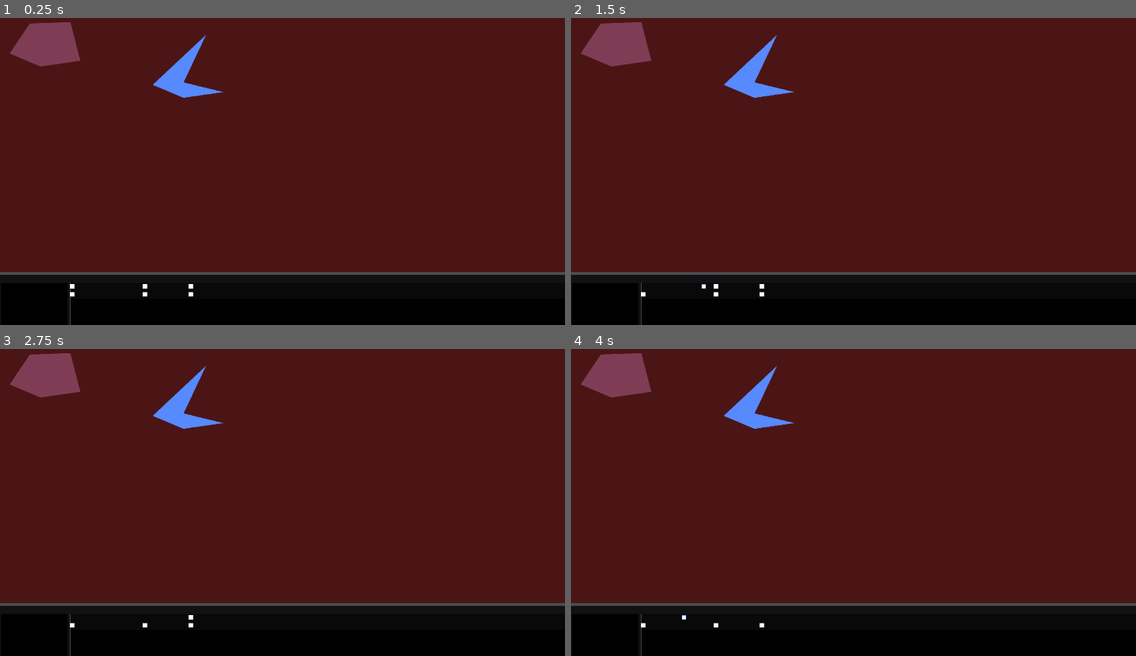
Above: before the commit, frames 1-4 (two rows, left to right).
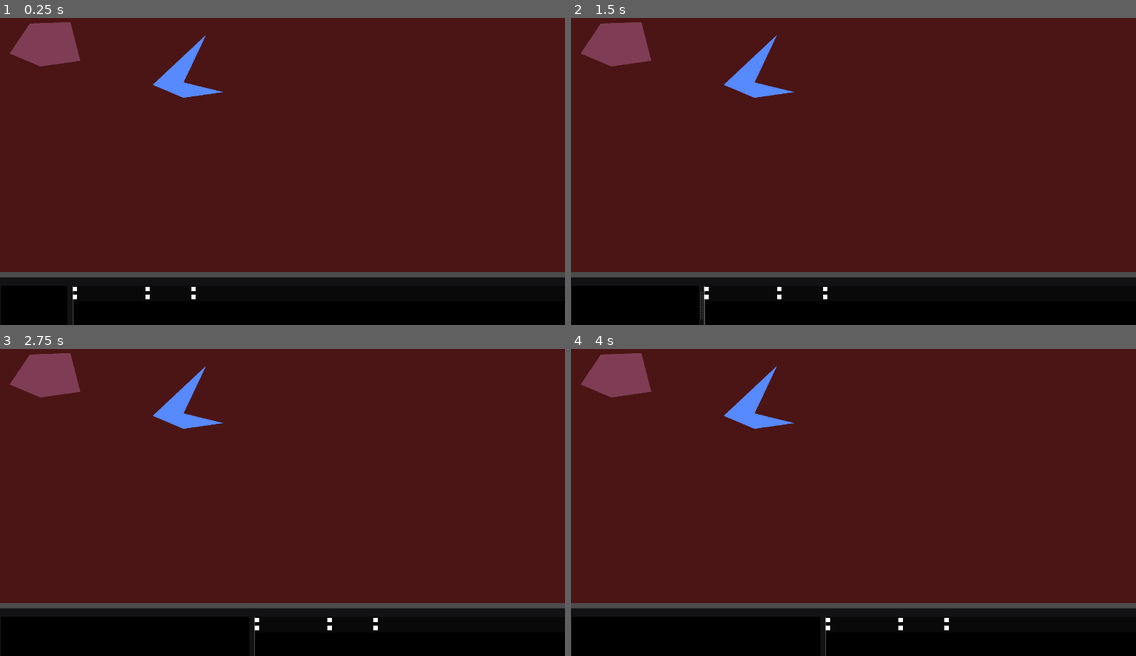
Above: after the commit, the same moments.

Repository: rossunger/ExtraAnimationEditor
Game: Godot game, scene res://AnimationEditor.tscn
The game is run twice, just before and just after one commit, with the same random seed, the same clock (stepped at 60 frames per second) and the same inputs. The project has no main scene, so this scene is started directly.
Inputs (mouse positions are in pixels of both pictures, inside the frame that each line leads up to):
- Up to frame 1 (0.25 s): no input
- Up to frame 2 (1.5 s): tap Enter at 0.5 s; drag from (887, 288) to (910, 97) at 0.52 s; tap Space at 1.25 s; drag from (644, 285) to (825, 229) at 1.27 s
- Up to frame 3 (2.75 s): move the mouse to (146, 616) at 2.02 s; hold Delete from 2.03 s (still down); click (146, 616) at 2.17 s
- Up to frame 4 (4 s): release Delete at 2.75 s; tap Enter at 2.75 s; drag from (763, 616) to (684, 450) at 2.77 s; tap Space at 3.5 s; drag from (887, 625) to (881, 496) at 3.52 s

The runs differ from the first frame. In frame 1, 1.1% of the frame differs, in the area x 0-100%, y 83-100%; in frame 2, 1.1%; in frame 3, 1.1%; in frame 4, 1.1%.
Error before the commit: Invalid call. Nonexistent function 'get_global_rect' in base 'Node (AnimationEditor.gd)'. (res://addons/ExtraGui/SelectionController.gd:38)
Error after the commit: Attempt to call function 'get_children' in base 'null instance' on a null instance. (res://ExtraAnimation.gd:64)

Commit message:
saving animation now works!

Diff:
--- a/Animations/Run.tscn
+++ b/Animations/Run.tscn
@@ -1,18 +1,26 @@
-[gd_scene load_steps=5 format=2]
+[gd_scene load_steps=10 format=2]
 
-[ext_resource path="res://ExtraAnimation.gd" type="Script" id=1]
-[ext_resource path="res://Track.tscn" type="PackedScene" id=5]
-[ext_resource path="res://Keyframe.tscn" type="PackedScene" id=6]
+[ext_resource path="res://playhead.gd" type="Script" id=1]
+[ext_resource path="res://addons/AnimationEditorPlugin/Timeline.gd" type="Script" id=2]
+[ext_resource path="res://ExtraAnimation.gd" type="Script" id=3]
+[ext_resource path="res://addons/ExtraGui/SelectionController.gd" type="Script" id=4]
+[ext_resource path="res://Keyframe.tscn" type="PackedScene" id=5]
+[ext_resource path="res://Track.tscn" type="PackedScene" id=6]
+[ext_resource path="res://keyframe.gd" type="Script" id=7]
+[ext_resource path="res://Track.gd" type="Script" id=8]
 
-[sub_resource type="Curve" id=2]
+[sub_resource type="Curve" id=1]
 
-[node name="Run" type="Control"]
-anchor_right = 1.0
-script = ExtResource( 1 )
+[node name="Run" type="HSplitContainer"]
+margin_top = 44.0
+margin_right = 1806.0
+margin_bottom = 250.0
+size_flags_vertical = 3
+split_offset = 100
+script = ExtResource( 3 )
 __meta__ = {
 "_edit_use_anchors_": false
 }
-defaultPreviewScene = "res://new scene.tscn"
 speed = 1
 AutoDuration = true
 Duration = 1
@@ -21,67 +29,95 @@
 Snap = false
 SnapIncriment = 1
 looping = false
-Tracks/X/obj = null
-Tracks/X/prop = null
-trackObjects = {
+
+[node name="TrackMeta" type="VBoxContainer" parent="."]
+margin_right = 220.0
+margin_bottom = 206.0
+rect_min_size = Vector2( 120, 0 )
+rect_clip_content = true
+custom_constants/separation = 5
+
+[node name="Timeline" type="VBoxContainer" parent="."]
+margin_left = 228.0
+margin_right = 1806.0
+margin_bottom = 206.0
+rect_min_size = Vector2( 200, 0 )
+rect_clip_content = true
+custom_constants/separation = 5
+script = ExtResource( 2 )
+
+[node name="SelectionController" type="Node" parent="Timeline"]
+script = ExtResource( 4 )
+
+[node name="Playhead" type="Node" parent="Timeline"]
+script = ExtResource( 1 )
+
+[node name="Track" type="ColorRect" parent="Timeline" instance=ExtResource( 6 )]
+margin_right = 1578.0
+margin_bottom = 36.0
+rect_min_size = Vector2( 0, 36 )
+color = Color( 1, 1, 1, 0.0392157 )
+script = ExtResource( 8 )
+__meta__ = {
+"_edit_use_anchors_": false
 }
-trackProperties = {
+type = 1
+
+[node name="Keyframe0" type="ColorRect" parent="Timeline/Track" instance=ExtResource( 5 )]
+margin_left = 319.0
+margin_top = 5.0
+margin_right = 339.0
+margin_bottom = 25.0
+rect_min_size = Vector2( 20, 20 )
+script = ExtResource( 7 )
+__meta__ = {
+"_edit_use_anchors_": false
 }
-Tracks/Y/obj = null
-Tracks/Y/prop = null
-trackObjects = {
+time = 15.95
+absolute = false
+curve = SubResource( 1 )
+
+[node name="Track2" type="ColorRect" parent="Timeline" instance=ExtResource( 6 )]
+margin_top = 41.0
+margin_right = 1578.0
+margin_bottom = 77.0
+rect_min_size = Vector2( 0, 36 )
+color = Color( 1, 1, 1, 0.0392157 )
+script = ExtResource( 8 )
+__meta__ = {
+"_edit_use_anchors_": false
 }
-trackProperties = {
+type = 1
+
+[node name="Keyframe0" type="ColorRect" parent="Timeline/Track2" instance=ExtResource( 5 )]
+margin_left = 80.0
+margin_top = 5.0
+margin_right = 100.0
+margin_bottom = 25.0
+rect_min_size = Vector2( 20, 20 )
+script = ExtResource( 7 )
+__meta__ = {
+"_edit_use_anchors_": false
 }
-Tracks/footsteps2/obj = null
-Tracks/footsteps2/prop = null
-trackObjects = {
+time = 4.0
+absolute = false
+curve = SubResource( 1 )
+
+[node name="Keyframe1" type="ColorRect" parent="Timeline/Track2" instance=ExtResource( 5 )]
+anchor_left = 0.0790378
+anchor_right = 0.0790378
+margin_left = 154.0
+margin_top = 5.0
+margin_right = 174.0
+margin_bottom = 25.0
+rect_min_size = Vector2( 20, 20 )
+script = ExtResource( 7 )
+__meta__ = {
+"_edit_use_anchors_": false
 }
-trackProperties = {
-}
+time = 13.9361
+absolute = false
+curve = SubResource( 1 )
 
-[node name="X" parent="." instance=ExtResource( 5 )]
-rect_min_size = Vector2( 100, 36 )
-
-[node name="Keyframe0" parent="X" instance=ExtResource( 6 )]
-curve = SubResource( 2 )
-
-[node name="Keyframe1" parent="X" instance=ExtResource( 6 )]
-margin_left = 141.0
-margin_right = 161.0
-time = 7.05
-curve = SubResource( 2 )
-
-[node name="Y" parent="." instance=ExtResource( 5 )]
-margin_top = 35.0
-margin_bottom = 71.0
-rect_min_size = Vector2( 100, 36 )
-
-[node name="Keyframe1" parent="Y" instance=ExtResource( 6 )]
-margin_left = 49.0
-margin_right = 69.0
-time = 2.45
-curve = SubResource( 2 )
-
-[node name="Keyframe2" parent="Y" instance=ExtResource( 6 )]
-margin_left = 156.0
-margin_right = 176.0
-time = 7.8
-curve = SubResource( 2 )
-
-[node name="footsteps2" parent="." instance=ExtResource( 5 )]
-margin_top = 70.0
-margin_bottom = 106.0
-rect_min_size = Vector2( 100, 36 )
-
-[node name="Keyframe2" parent="footsteps2" instance=ExtResource( 6 )]
-margin_left = 90.0
-margin_right = 110.0
-time = 4.5
-curve = SubResource( 2 )
-
-[node name="Keyframe3" parent="footsteps2" instance=ExtResource( 6 )]
-margin_left = 194.0
-margin_right = 214.0
-time = 9.7
-curve = SubResource( 2 )
+[connection signal="gui_input" from="Timeline/Track" to="Timeline/Track" method="_on_Track_gui_input"]
+[connection signal="gui_input" from="Timeline/Track2" to="Timeline/Track2" method="_on_Track_gui_input"]
--- /dev/null
+++ b/Animations/Walk.tscn
@@ -0,0 +1,73 @@
+[gd_scene load_steps=8 format=2]
+
+[ext_resource path="res://playhead.gd" type="Script" id=1]
+[ext_resource path="res://addons/AnimationEditorPlugin/Timeline.gd" type="Script" id=2]
+[ext_resource path="res://ExtraAnimation.gd" type="Script" id=3]
+[ext_resource path="res://addons/ExtraGui/SelectionController.gd" type="Script" id=4]
+[ext_resource path="res://Keyframe.tscn" type="PackedScene" id=5]
+[ext_resource path="res://Track.tscn" type="PackedScene" id=6]
+
+[sub_resource type="Curve" id=1]
+
+[node name="Animation" type="HSplitContainer"]
+margin_top = 44.0
+margin_right = 2560.0
+margin_bottom = 1440.0
+size_flags_vertical = 3
+split_offset = 100
+script = ExtResource( 3 )
+__meta__ = {
+"_edit_use_anchors_": false
+}
+speed = 1
+AutoDuration = true
+Duration = 1
+Zoom = 100.0
+Grid = false
+Snap = false
+SnapIncriment = 1
+looping = false
+
+[node name="TrackMeta" type="VBoxContainer" parent="."]
+margin_right = 220.0
+margin_bottom = 1396.0
+rect_min_size = Vector2( 120, 0 )
+rect_clip_content = true
+custom_constants/separation = 5
+
+[node name="Timeline" type="VBoxContainer" parent="."]
+margin_left = 232.0
+margin_right = 2560.0
+margin_bottom = 1396.0
+rect_min_size = Vector2( 200, 0 )
+rect_clip_content = true
+custom_constants/separation = 5
+script = ExtResource( 2 )
+
+[node name="SelectionController" type="Node" parent="Timeline"]
+script = ExtResource( 4 )
+
+[node name="Playhead" type="Node" parent="Timeline"]
+script = ExtResource( 1 )
+
+[node name="Track" parent="Timeline" instance=ExtResource( 6 )]
+anchor_right = 0.0
+margin_right = 2328.0
+
+[node name="Keyframe0" parent="Timeline/Track" instance=ExtResource( 5 )]
+curve = SubResource( 1 )
+
+[node name="Track2" parent="Timeline" instance=ExtResource( 6 )]
+anchor_right = 0.0
+margin_top = 41.0
+margin_right = 2328.0
+margin_bottom = 77.0
+
+[node name="Keyframe0" parent="Timeline/Track2" instance=ExtResource( 5 )]
+curve = SubResource( 1 )
+
+[node name="Keyframe1" parent="Timeline/Track2" instance=ExtResource( 5 )]
+anchor_left = 0.0790378
+anchor_right = 0.0790378
+time = 9.2
+curve = SubResource( 1 )
--- a/ExtraAnimation.gd
+++ b/ExtraAnimation.gd
@@ -34,6 +34,8 @@
 var trackProperties = {}
 var keyframes = []
 var lastKeyframe
+var timeline
+var trackMeta
 
 #INTERNAL EDITOR VARS
 var animationEditorPlugin #for accesing the editorPlugin
@@ -56,7 +58,10 @@
 	if !Engine.editor_hint and !debug:
 		hide()
 
-	for child in get_children():
+	timeline = get_node("Timeline")
+	trackMeta = get_node("TrackMeta")
+
+	for child in timeline.get_children():
 		if child is Track:
 			if !is_connected("frameChanged", child, "frameChanged"):
 				connect("frameChanged", child, "frameChanged")
@@ -80,7 +85,7 @@
 
 	aes.emit_signal("frameChanged", position)
 
-	for track in get_children():
+	for track in timeline.get_children():
 		if !track is Track:
 			continue
 		if getTrackObject(track) and getPropertyValue(track):
--- a/RuntimeExample/RuntimeDemo.tscn
+++ b/RuntimeExample/RuntimeDemo.tscn
@@ -51,29 +51,7 @@
 script = ExtResource( 4 )
 
 [node name="Run" parent="AnimationController" instance=ExtResource( 3 )]
-trackObjects = {
-}
-trackProperties = {
-}
-trackObjects = {
-}
-trackProperties = {
-}
-trackObjects = {
-}
-trackProperties = {
-}
-
-[node name="X" parent="AnimationController/Run" index="0"]
-margin_right = 100.0
-
-[node name="Y" parent="AnimationController/Run" index="1"]
-margin_right = 100.0
-
-[node name="footsteps2" parent="AnimationController/Run" index="2"]
-margin_right = 100.0
 
 [connection signal="pressed" from="Button" to="." method="_on_Button_pressed"]
 
 [editable path="Control"]
-[editable path="AnimationController/Run"]
--- a/project.godot
+++ b/project.godot
@@ -163,7 +163,12 @@
 
 [editor_plugins]
 
-enabled=PoolStringArray( "res://addons/ExtraGui/plugin.cfg", "res://addons/QuickPluginManager/plugin.cfg" )
+enabled=PoolStringArray( "res://addons/AnimationEditorPlugin/plugin.cfg", "res://addons/ExtraGui/plugin.cfg", "res://addons/QuickPluginManager/plugin.cfg" )
+
+[gui]
+
+theme/use_hidpi=true
+theme/custom="res://addons/ExtraGui/ExtraGui1.theme"
 
 [rendering]
 
Not shown, changed: addons/AnimationEditorPlugin/AnimationEditorPlugin.gd
Not shown, changed: addons/AnimationEditorPlugin/TImelineEditor.gd
Not shown, changed: addons/AnimationEditorPlugin/TimelineEditor.tscn
